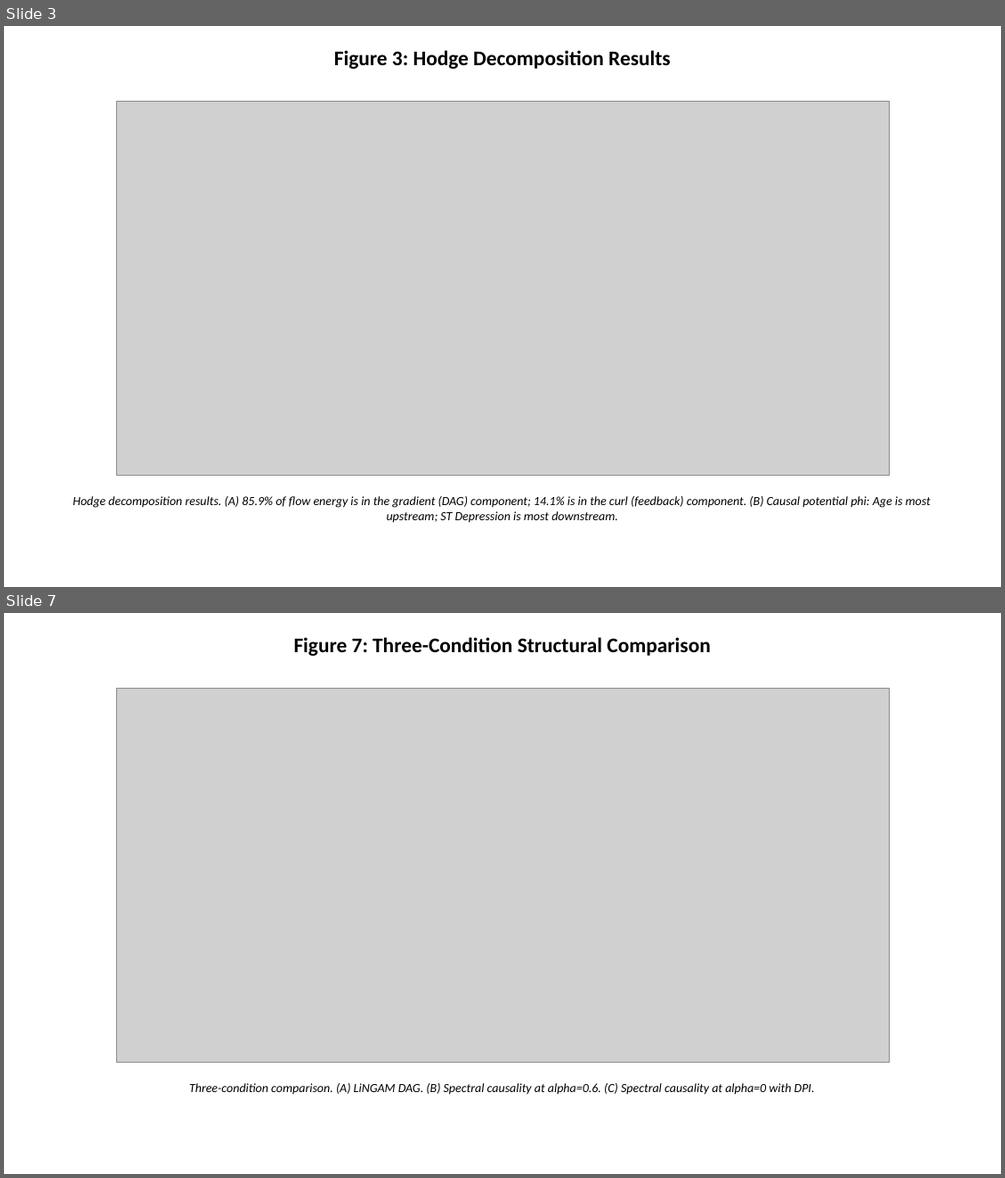
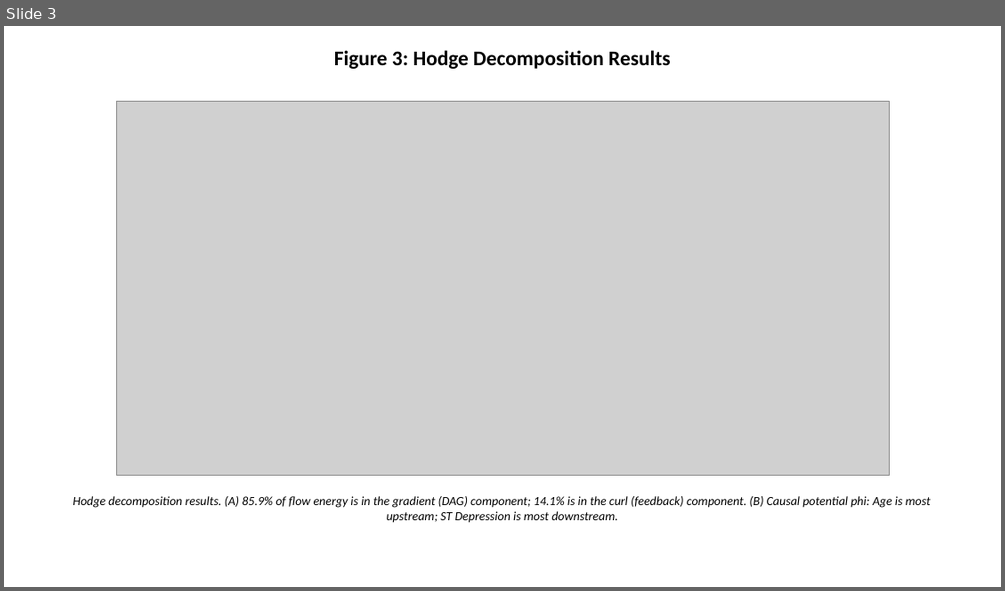
Before and after one commit to bougtoir/kotha-rct-decomposition, a slide deck: spectral-causality-jmlr/spectral_causality_figures.pptx. Shown one above the other, each under a label of ours: slides 3 and 7 before the commit, slide 3 after it; the slides between them are not shown. The pictures are 1005x1178 and 1005x591 pixels, drawn with LibreOffice and Linux fonts; fonts in the diff are those of the drawing; grey boxes stand for pictures. Boxes give left, top, right and bottom in pixels: in the first picture for what was removed or moved away, otherwise in the second. Text is boxed around its words. In the diff, an @@ line names an element or a change of style, - is before the commit and + after.

```diff
--- a/spectral-causality-jmlr/spectral_causality_figures.pptx
+++ b/spectral-causality-jmlr/spectral_causality_figures.pptx
@@ slide 7 removed at box(4, 613, 1001, 1174), background #FFFFFF @@
@@ text removed at box(294, 637, 710, 656) @@
-Figure 7: Three-Condition Structural Comparison
@@ picture removed at box(116, 688, 889, 1062) @@
@@ text removed at box(189, 1083, 815, 1094) @@
-Three-condition comparison. (A) LiNGAM DAG. (B) Spectral causality at alpha=0.6. (C) Spectral causality at alpha=0 with DPI.
```
Also in this commit, not shown: 2 slides changed, 4 other slides removed, 9 other files.
